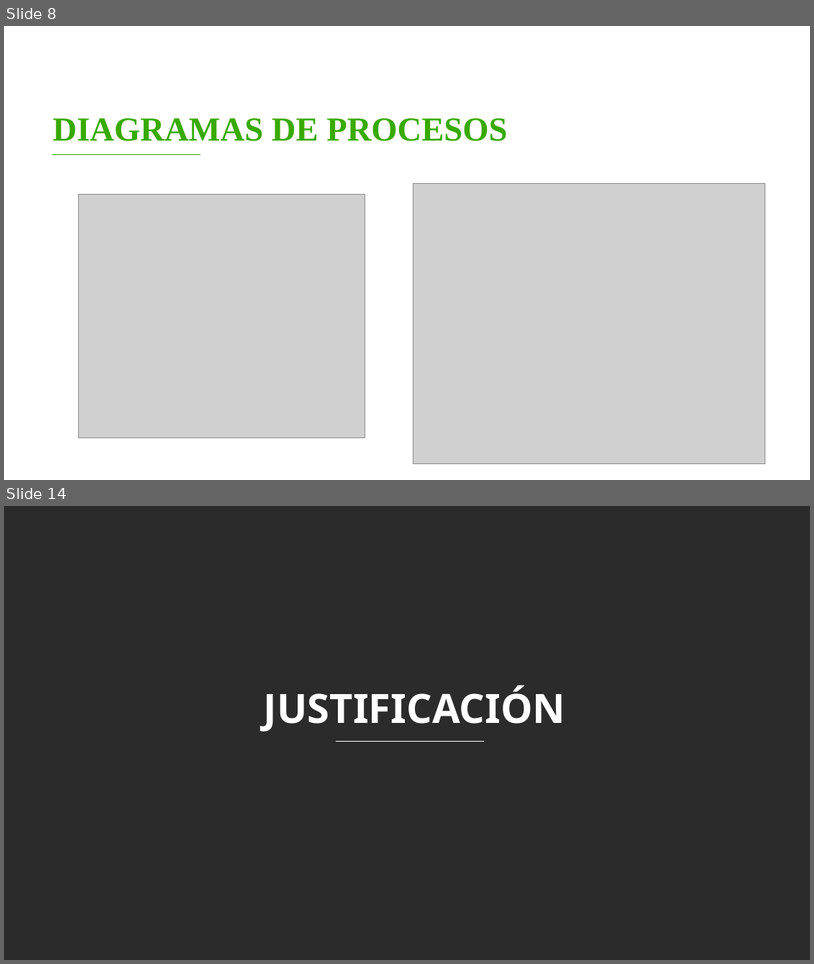
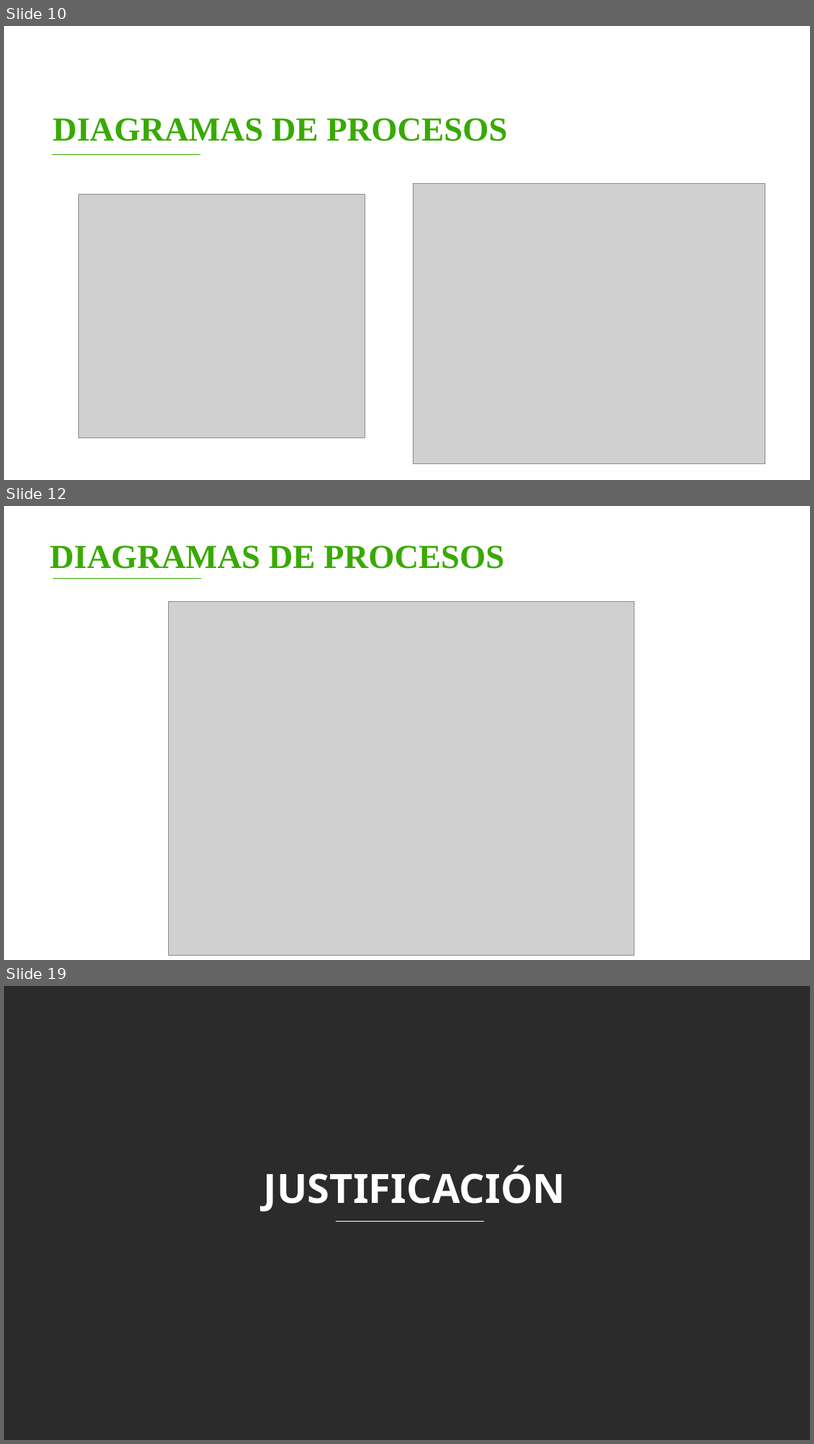
Before and after one commit to FidelSmoke/Practicas, a slide deck: DOCUMENTACION DE MASTER BARBER/ENTREGABLES 3/Entregables Proyecto B.pptx. Shown one above the other, each under a label of ours: slides 8 and 14 before the commit, slides 10, 12 and 19 after it; the slides between them are not shown. The pictures are 814x964 and 814x1444 pixels, drawn with LibreOffice and Linux fonts; fonts in the diff are those of the drawing; grey boxes stand for pictures; background and template pictures are left out; a plain dark background stands for a picture behind light text. Boxes give left, top, right and bottom in pixels: in the first picture for what was removed or moved away, otherwise in the second. Text is boxed around its words. In the diff, an @@ line names an element or a change of style, - is before the commit and + after.

```diff
--- a/DOCUMENTACION DE MASTER BARBER/ENTREGABLES 3/Entregables Proyecto B.pptx
+++ b/DOCUMENTACION DE MASTER BARBER/ENTREGABLES 3/Entregables Proyecto B.pptx
@@ slide 12 added at box(4, 506, 810, 960), background picture (left out) @@
@@ text added at box(50, 546, 504, 569), 40 pt, text #38AA00, bold @@
+DIAGRAMAS DE PROCESOS
@@ line added from (53, 579) to (202, 579), #38AA00 1 pt @@
@@ picture added at box(169, 602, 634, 955) @@
@@ what was slide 8 is now slide 10 @@
@@ what was slide 14 is now slide 19 @@
```
Also in this commit, not shown: 1 slide changed, 8 other slides added, 4 slides removed.
